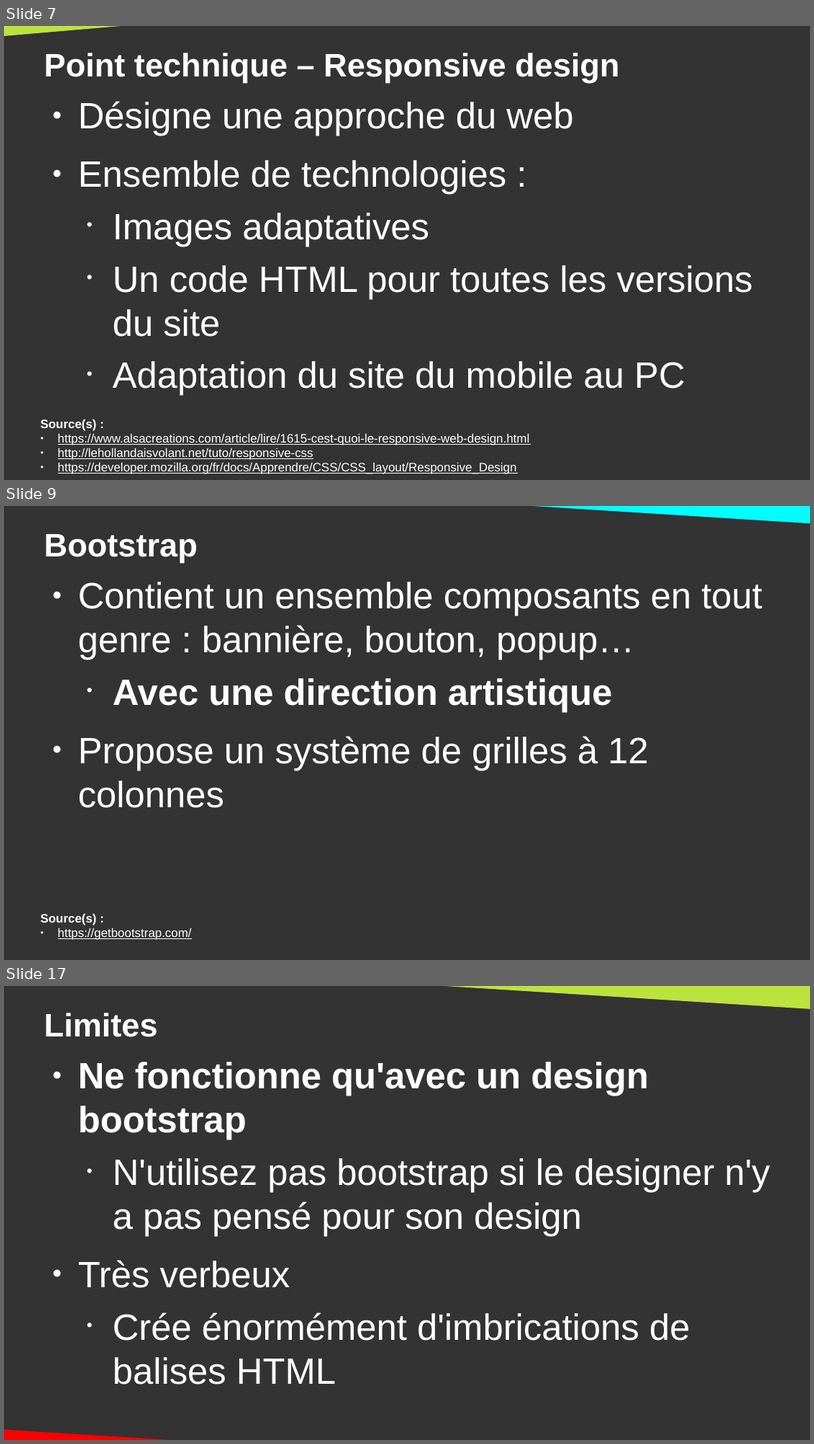
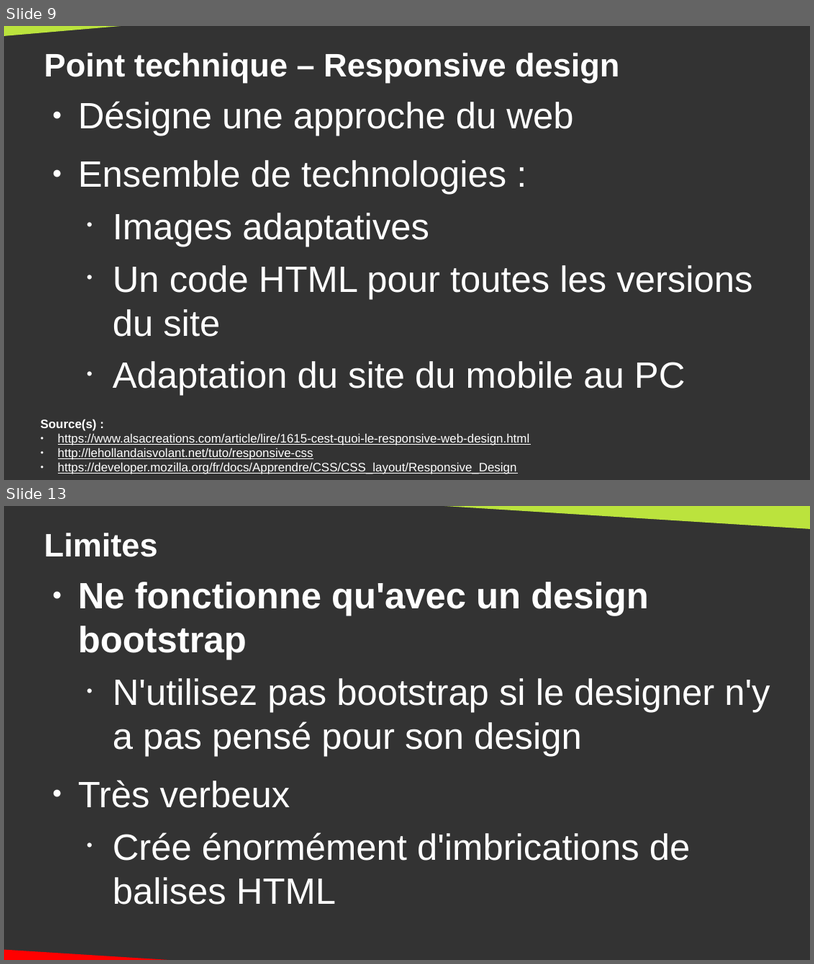
Before and after one commit to DanYellow/cours, a slide deck: integration-web-s2/cours-magistraux/numero-4/presentation.odp. Shown one above the other, each under a label of ours: slides 7, 9 and 17 before the commit, slides 9 and 13 after it; the slides between them are not shown. The pictures are 814x1444 and 814x964 pixels, drawn with LibreOffice and Linux fonts; fonts in the diff are those of the drawing. Boxes give left, top, right and bottom in pixels: in the first picture for what was removed or moved away, otherwise in the second. Text is boxed around its words. In the diff, an @@ line names an element or a change of style, - is before the commit and + after.

```diff
--- a/integration-web-s2/cours-magistraux/numero-4/presentation.odp
+++ b/integration-web-s2/cours-magistraux/numero-4/presentation.odp
@@ slide 9 removed at (4,506,810,960), background #333333 @@
@@ right triangle removed at (442,506,810,526) @@
@@ title removed at (44,534,198,562) @@
-Bootstrap
@@ text removed at (78,582,763,808) @@
-● Contient un ensemble composants en tout genre : bannière, bouton, popup…
-  • Avec une direction artistique
-● Propose un système de grilles à 12 colonnes
@@ text removed at (41,913,192,939) @@
-Source(s) :
-● https://getbootstrap.com/
@@ what was slide 7 is now slide 9 @@
@@ what was slide 17 is now slide 13 @@
```
Also in this commit, not shown: 3 slides changed, 6 slides added, 9 other slides removed, 46 other files.
